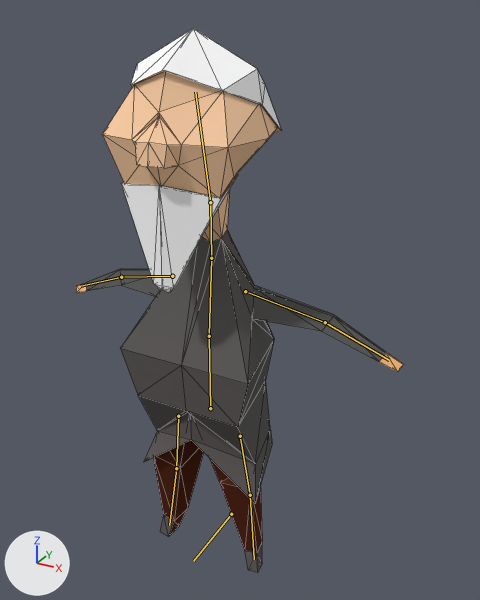
One commit to the Blender file TheOvercoat/Assets/Models(blend)/Karakterler/armature1.blend: the scene before it, then after it.
One viewpoint serves both versions: a 50 mm camera at (1.075, -1.687, 1.947) aimed at (-0.029, 0.321, 0.943). Lighting does not change. The marker at lower left points along +X, +Y and +Z. The bones that bend it are drawn over the model as lines. Mesh edges are drawn as thin lines.
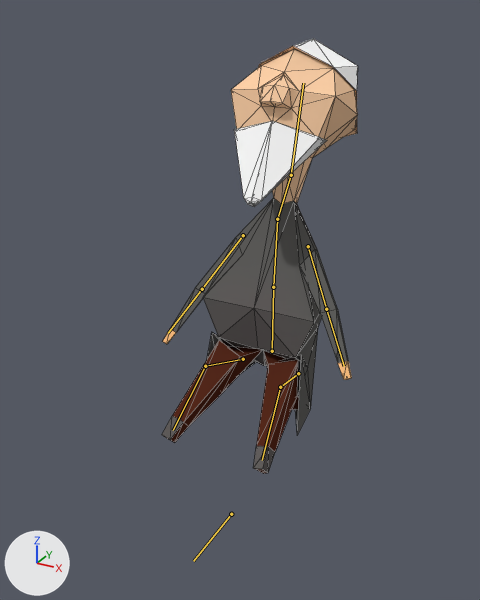
The newer file adds an action. The first version stands in its rest pose; the second is drawn at frame 22 of the action 'SitSleep'.

Patch to the scene script:
```diff
--- a/TheOvercoat/Assets/Models(blend)/Karakterler/armature1.blend.py
+++ b/TheOvercoat/Assets/Models(blend)/Karakterler/armature1.blend.py
@@ bone_torso @@
 bone_torso = bpy.data.objects['Armature'].pose.bones['Torso']
-bone_torso.location = (0.0, 0.0, 0.0)
+bone_torso.location = (0.0, 0.0, -0.754)
@@ bone_neck @@
 bone_neck = bpy.data.objects['Armature'].pose.bones['Neck']  # child of 'Chest'
-bone_neck.rotation_quaternion = (1.0, 0.0, 0.0, 0.0)  # degrees (0, 0, 0)
+bone_neck.rotation_quaternion = (0.948, -0.317, 0.0, 0.0)  # degrees (-37, 0, 0)
@@ bone_head @@
 bone_head = bpy.data.objects['Armature'].pose.bones['Head']  # child of 'Neck'
-bone_head.rotation_quaternion = (1.0, 0.0, 0.0, 0.0)  # degrees (0, 0, 0)
+bone_head.rotation_quaternion = (0.996, 0.093, 0.0, 0.0)  # degrees (11, 0, 0)
@@ bone_handik_r @@
 bone_handik_r = bpy.data.objects['Armature'].pose.bones['HandIK.R']
-bone_handik_r.location = (0.0, 0.0, 0.0)
+bone_handik_r.location = (-0.288, 0.063, -0.322)
@@ bone_footik_r @@
 bone_footik_r = bpy.data.objects['Armature'].pose.bones['FootIK.R']
-bone_footik_r.location = (0.0, 0.0, 0.0)
+bone_footik_r.location = (0.0, -0.084, 0.642)
@@ bone_legik_r @@
 bone_legik_r = bpy.data.objects['Armature'].pose.bones['LegIK.R']
-bone_legik_r.location = (0.0, 0.0, 0.0)
+bone_legik_r.location = (-0.642, -0.54, 0.663)
@@ bone_handik_l @@
 bone_handik_l = bpy.data.objects['Armature'].pose.bones['HandIK.L']
-bone_handik_l.location = (0.0, 0.0, 0.0)
+bone_handik_l.location = (0.391, 0.106, -0.534)
@@ bone_footik_l @@
 bone_footik_l = bpy.data.objects['Armature'].pose.bones['FootIK.L']
-bone_footik_l.location = (0.0, 0.0, 0.0)
+bone_footik_l.location = (0.0, -0.084, 0.642)
@@ bone_legik_l @@
 bone_legik_l = bpy.data.objects['Armature'].pose.bones['LegIK.L']
-bone_legik_l.location = (0.0, 0.0, 0.0)
+bone_legik_l.location = (-0.633, -0.54, 0.673)
```

Boxes [x1, y1, x2, y2] around the edits, measured in the pictures (480 x 600 px):
'Cube.000', posed (40% narrower, 20% shorter)
    before: [76, 28, 404, 573]
    after: [162, 39, 358, 474]
bone 'Torso', root to tip
    before: (210, 408) to (209, 336)
    after: (272, 351) to (273, 287)
bone 'Neck', root to tip
    before: (211, 258) to (210, 202)
    after: (277, 219) to (291, 175)
bone 'Head', root to tip
    before: (210, 202) to (195, 92)
    after: (291, 175) to (303, 83)
